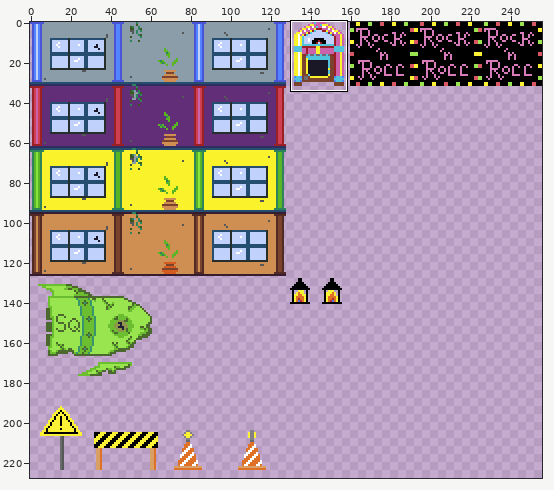
Two versions of one sprite sheet, PartTimeSpaceHero/Resources/res/graphics/map_files/Tileset2_8x8.png. The first picture is a wide view before the edit; the outline marks the close-up.
Close-up. First the earlier version:
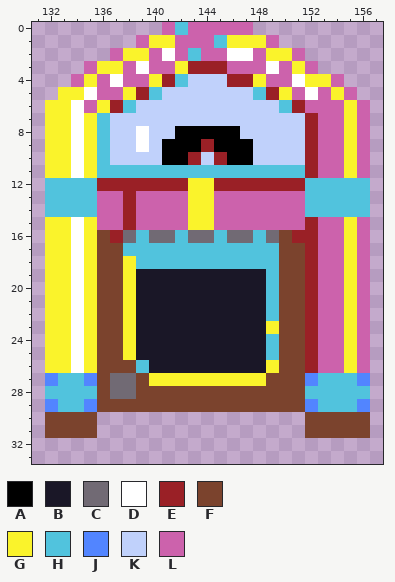
The file is 512x512 pixels, drawn in blocks of 2x2; one block is one cell here. Colours within 5 levels of each other are drawn and written as one. Shown: x 131..157, y 0..33. The wide view leaves out empty margins. The commit also changed other parts of the picture, which this record leaves out.
Palette (. is transparent): A #000000  B #1a1727  C #716a74  D #ffffff  E #9a2026  F #7b432d  G #faf32b  H #51c3dd  J #5285ff  K #c0d1fb  L #cc62ac
Now the later version:
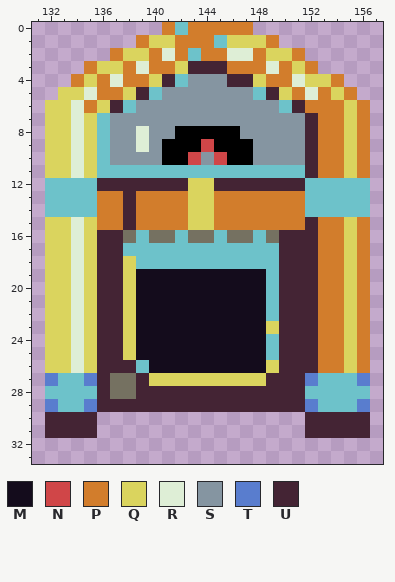
Colours new in this view: M #140c1c  N #d04648  P #d27d2c  Q #dad45e  R #deeed6  S #8595a1  T #597dce  U #442434
The edit:
@@ palette @@
-C #716a74
+C #757161
-H #51c3dd
+H #6dc2ca
@@ x 131..157 @@
- 0 ..........LHLLLLL..........
- 1 ........LGGLLLHGGGL........
- 2 ......LGGLDLHLLDDLGGL......
- 3 ....LGGLDLLGEEELLLDLGL.....
- 4 ...LGLDLLGEHKKKEEGLLDGGL...
- 5 ..GGDLLGEHKKKKKKKHEGLDLGL..
- 6 .GGDLGEHKKKKKKKKKKKHELLLGL.
- 7 .GGDGHKKKKKKKKKKKKKKKELLGL.
- 8 .GGDGHKKDKKAAAAAKKKKKELLGL.
- 9 .GGDGHKKDKAAAEAAAKKKKELLGL.
-10 .GGDGHKKKKAAEKEAAKKKKELLGL.
-11 .GGDGHHHHHHHHHHHHHHHHELLGL.
-12 .HHHHEEEEEEEGGEEEEEEEHHHHH.
-13 .HHHHLLELLLLGGLLLLLLLHHHHH.
-14 .HHHHLLELLLLGGLLLLLLLHHHHH.
-15 .GGDGLLELLLLGGLLLLLLLELLGL.
-16 .GGDGFECHCCHCCHCCHCFEELLGL.
-17 .GGDGFFHHHHHHHHHHHHFFELLGL.
-18 .GGDGFFGHHHHHHHHHHHFFELLGL.
-19 .GGDGFFGBBBBBBBBBBHFFELLGL.
-20 .GGDGFFGBBBBBBBBBBHFFELLGL.
-21 .GGDGFFGBBBBBBBBBBHFFELLGL.
-22 .GGDGFFGBBBBBBBBBBHFFELLGL.
-23 .GGDGFFGBBBBBBBBBBGFFELLGL.
-24 .GGDGFFGBBBBBBBBBBHFFELLGL.
-25 .GGDGFFGBBBBBBBBBBHFFELLGL.
-26 .GGDGFFFHBBBBBBBBBGFFELLGL.
-27 .JHHJFCCFGGGGGGGGGFFFJHHHJ.
-28 .HHHHFCCFFFFFFFFFFFFFHHHHH.
-29 .JHHJFFFFFFFFFFFFFFFFJHHHJ.
-30 .FFFF................FFFFF.
-31 .FFFF................FFFFF.
+ 0 ..........PHPPPPP..........
+ 1 ........PQQPPPHQQQP........
+ 2 ......PQQPRPHPPRRPQQP......
+ 3 ....PQQPRPPQUUUPPPRPQP.....
+ 4 ...PQPRPPQUHSSSUUQPPRQQP...
+ 5 ..QQRPPQUHSSSSSSSHUQPRPQP..
+ 6 .QQRPQUHSSSSSSSSSSSHUPPPQP.
+ 7 .QQRQHSSSSSSSSSSSSSSSUPPQP.
+ 8 .QQRQHSSRSSAAAAASSSSSUPPQP.
+ 9 .QQRQHSSRSAAANAAASSSSUPPQP.
+10 .QQRQHSSSSAANSNAASSSSUPPQP.
+11 .QQRQHHHHHHHHHHHHHHHHUPPQP.
+12 .HHHHUUUUUUUQQUUUUUUUHHHHH.
+13 .HHHHPPUPPPPQQPPPPPPPHHHHH.
+14 .HHHHPPUPPPPQQPPPPPPPHHHHH.
+15 .QQRQPPUPPPPQQPPPPPPPUPPQP.
+16 .QQRQUUCHCCHCCHCCHCUUUPPQP.
+17 .QQRQUUHHHHHHHHHHHHUUUPPQP.
+18 .QQRQUUQHHHHHHHHHHHUUUPPQP.
+19 .QQRQUUQMMMMMMMMMMHUUUPPQP.
+20 .QQRQUUQMMMMMMMMMMHUUUPPQP.
+21 .QQRQUUQMMMMMMMMMMHUUUPPQP.
+22 .QQRQUUQMMMMMMMMMMHUUUPPQP.
+23 .QQRQUUQMMMMMMMMMMQUUUPPQP.
+24 .QQRQUUQMMMMMMMMMMHUUUPPQP.
+25 .QQRQUUQMMMMMMMMMMHUUUPPQP.
+26 .QQRQUUUHMMMMMMMMMQUUUPPQP.
+27 .THHTUCCUQQQQQQQQQUUUTHHHT.
+28 .HHHHUCCUUUUUUUUUUUUUHHHHH.
+29 .THHTUUUUUUUUUUUUUUUUTHHHT.
+30 .UUUU................UUUUU.
+31 .UUUU................UUUUU.
 32 ...........................
Where, in picture pixels (left, top, right, bottom), the same in both close-ups:
changed: (45, 22, 370, 438)
